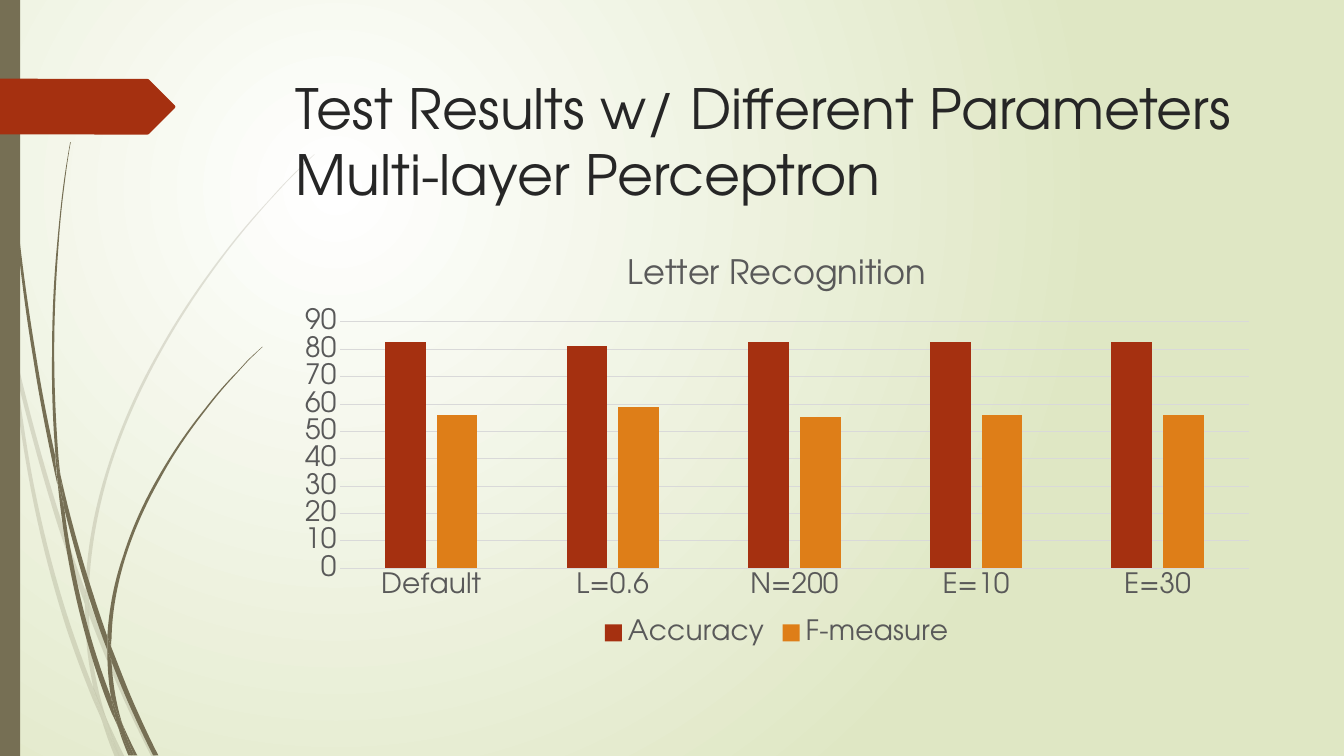
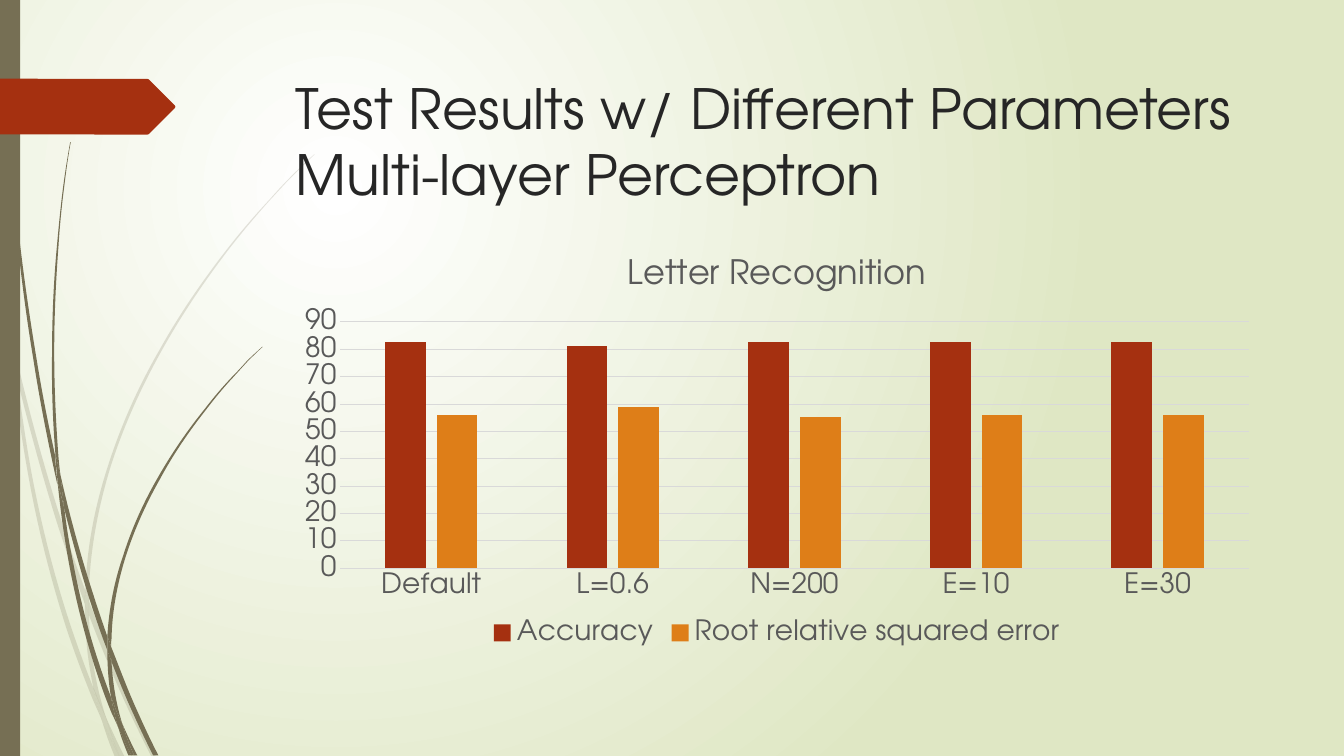
Before and after one commit to XiaokuanOSU/AI2report, a slide deck: slide 23 of PPTGroup10.pptx. Drawn at 1344x756 pixels with LibreOffice and Linux fonts; fonts in the diff are those of the drawing. Boxes give left, top, right and bottom in pixels: in the first picture for what was removed or moved away, otherwise in the second. Text is boxed around its words. In the diff, an @@ line names an element or a change of style, - is before the commit and + after.

```diff
--- a/PPTGroup10.pptx
+++ b/PPTGroup10.pptx
@@ column chart at (x1=285, y1=235, x2=1268, y2=651) @@
-F-measure: 56, 59, 55, 56, 56
+Root relative squared error: 56, 59, 55, 56, 56
```
Also in this commit, not shown: 2 other slides changed, 3 other files.
